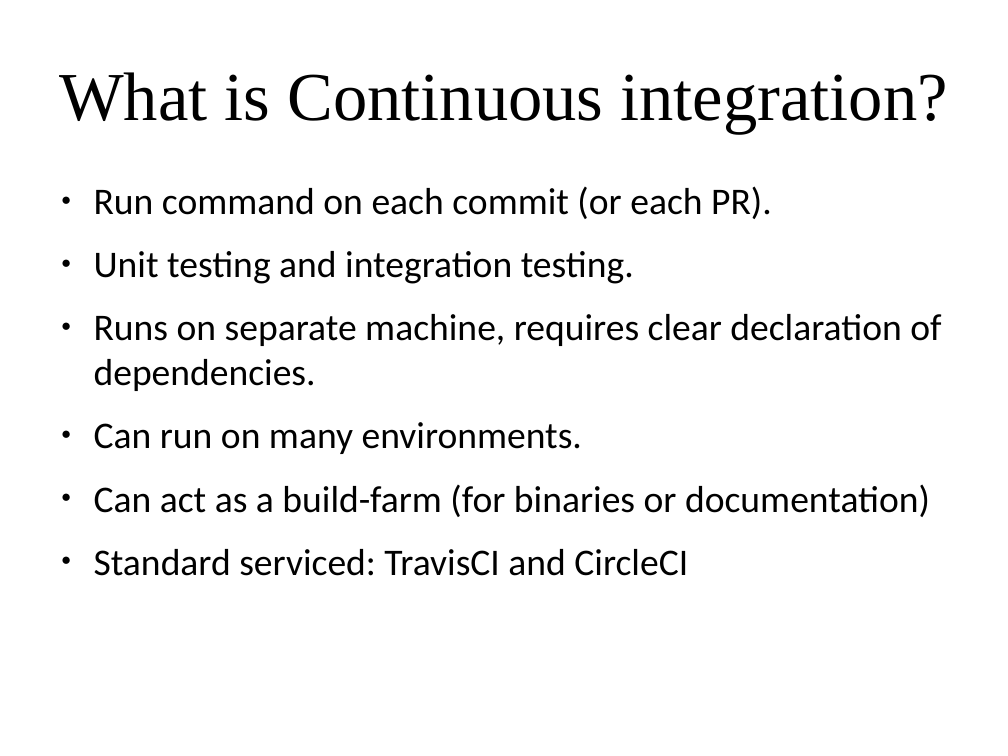
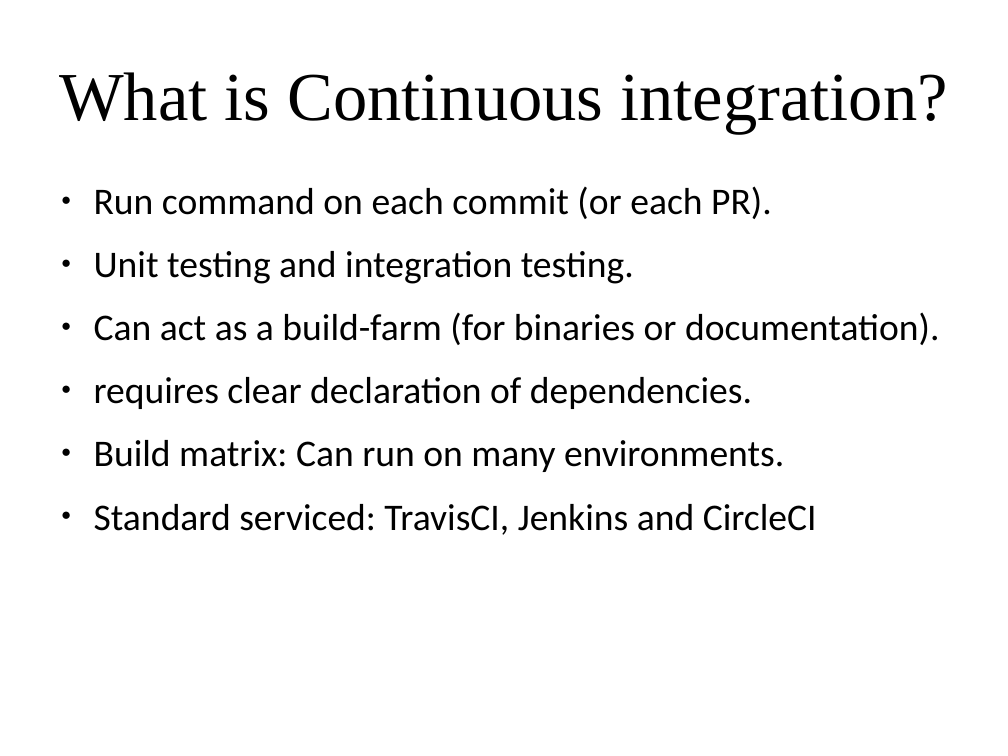
Before and after one commit to amueller/applied_ml_spring_2017, a slide deck: slide 52 of slides/aml-02-012317.odp (slide 48 before the commit). Drawn at 1008x756 pixels with LibreOffice and Linux fonts; fonts in the diff are those of the drawing. Boxes give left, top, right and bottom in pixels: in the first picture for what was removed or moved away, otherwise in the second. Text is boxed around its words. In the diff, an @@ line names an element or a change of style, - is before the commit and + after.

```diff
--- a/slides/aml-02-012317.odp
+++ b/slides/aml-02-012317.odp
@@ text at [94,312,940,535]: text changed @@
-● Runs on separate machine, requires clear declaration of dependencies.
-● Can run on many environments.
-● Can act as a build-farm (for binaries or documentation)
-● Standard serviced: TravisCI and CircleCI
+● Can act as a build-farm (for binaries or documentation).
+● requires clear declaration of dependencies.
+● Build matrix: Can run on many environments.
+● Standard serviced: TravisCI, Jenkins and CircleCI
```
Also in this commit, not shown: 14 other slides changed, 12 slides added, 5 slides removed, 2 other files.
